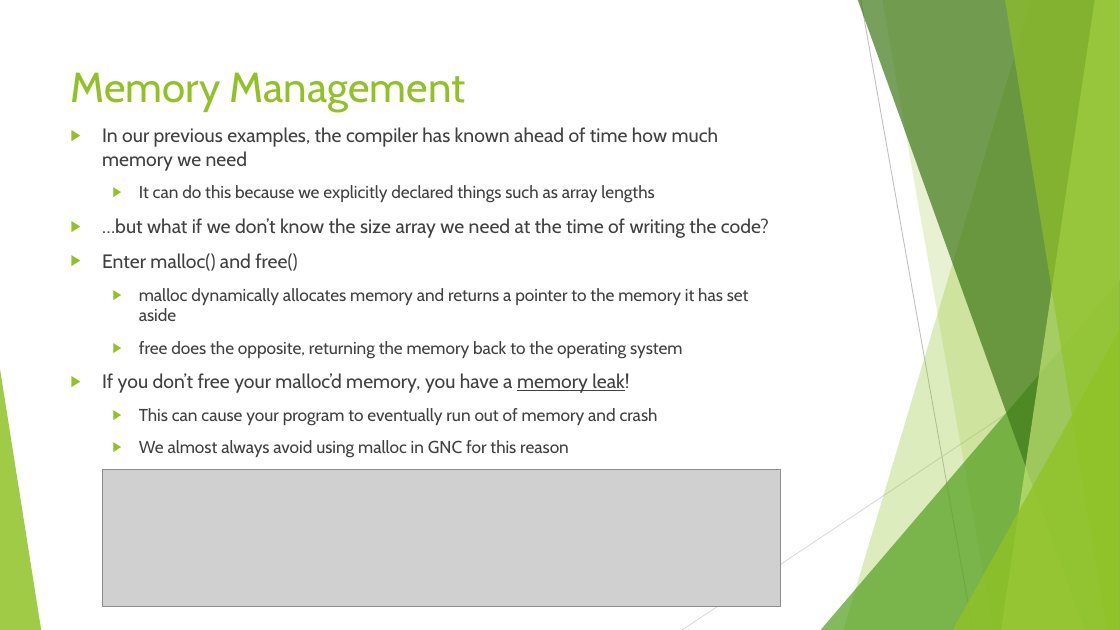
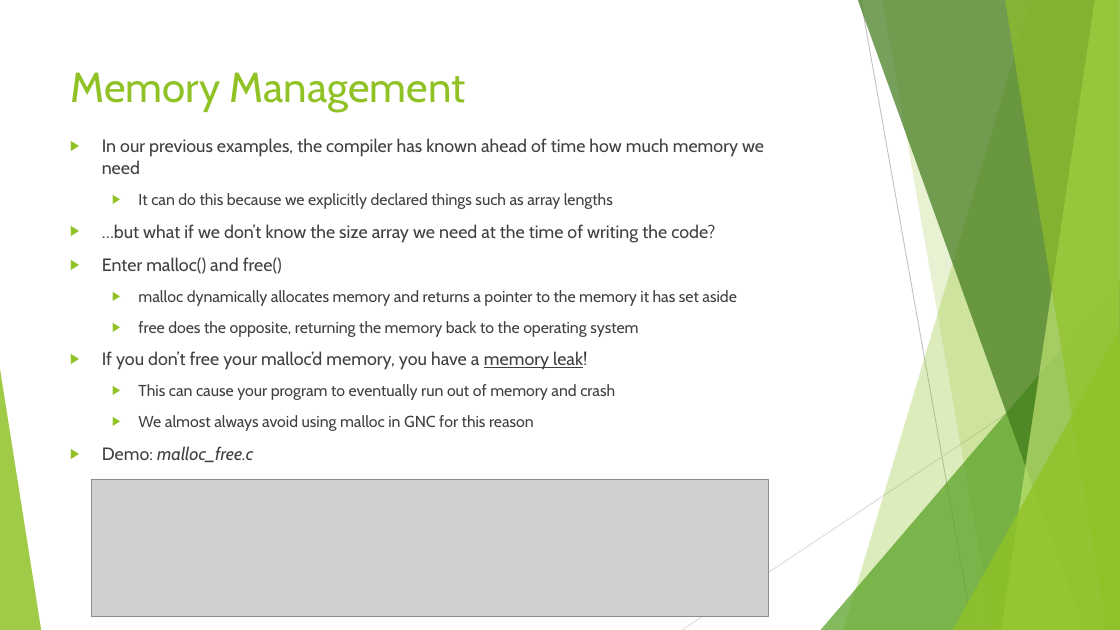
Before and after one commit to Georgia-Tech-GNC/software-onboarding, a slide deck: slide 11 of onboarding_slides/GNCSoftware01.pptx. Drawn at 1120x630 pixels with LibreOffice and Linux fonts; fonts in the diff are those of the drawing; grey boxes stand for pictures. Boxes give left, top, right and bottom in pixels: in the first picture for what was removed or moved away, otherwise in the second. Text is boxed around its words. In the diff, an @@ line names an element or a change of style, - is before the commit and + after.

```diff
--- a/onboarding_slides/GNCSoftware01.pptx
+++ b/onboarding_slides/GNCSoftware01.pptx
@@ text "In our previous examples, the ...": place and size @@
-text "In our previous examples, the ..." at [102,127,769,458]
+text "In our previous examples, the ..." at [102,138,764,462]
@@ text at [102,138,764,431]: size 16.6 to 15.3 pt in "In our previous examples, the compiler has ...", "…but what if we don’t know the ...", "Enter malloc() and free()", "If you don’t free your malloc’d memory, ..."; size 14.8 to 13.6 pt in "It can do this because we explicitly ...", "malloc dynamically allocates memory and returns a ...", "free does the opposite, returning the memory ...", "This can cause your program to eventually ..." and 1 more places @@
@@ text at [102,446,253,462]: paragraph added @@
+▶ Demo: malloc_free.c
@@ picture: place and size @@
-picture at [103,470,781,607]
+picture at [92,480,770,617]
```
Also in this commit, not shown: 8 other slides changed, 4 other files.
